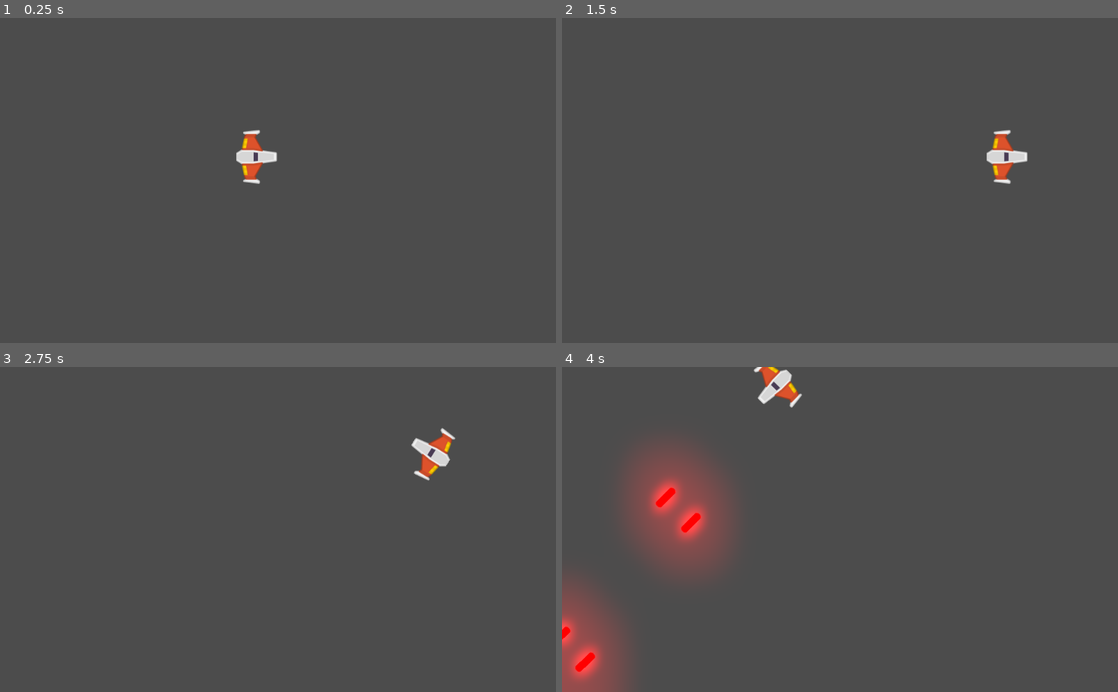
Above: before the commit, frames 1-4 (two rows, left to right).
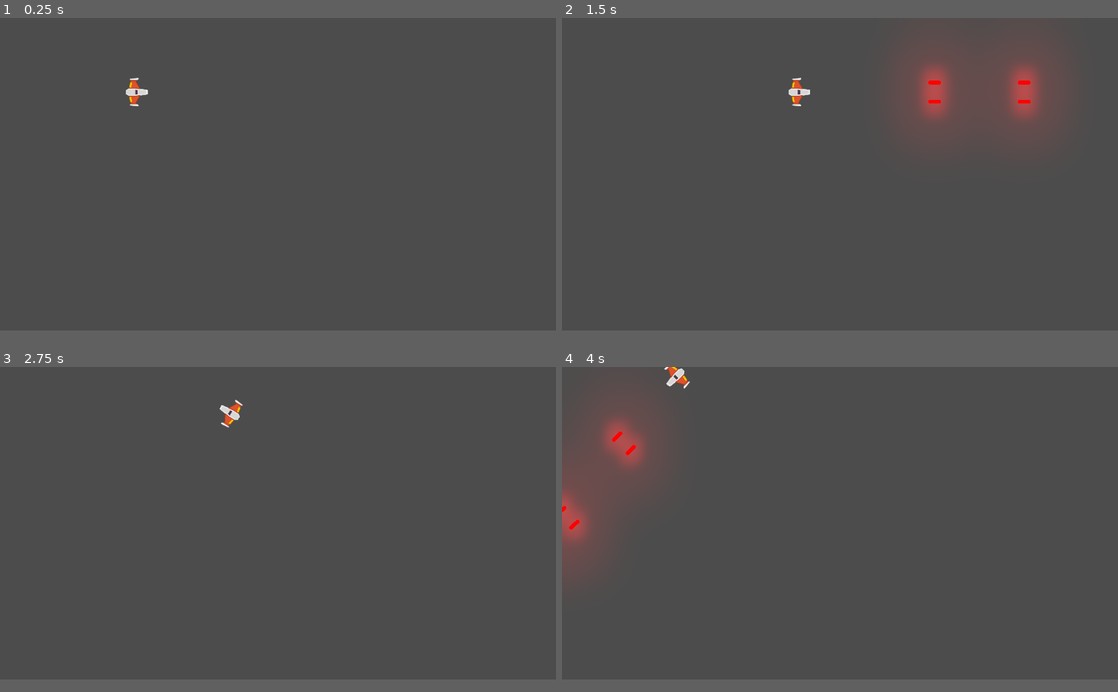
Above: after the commit, the same moments.

Repository: 07Facundo/Juego_Meteoritos
Game: Godot game, scene res://Juego/Niveles/NivelTest.tscn
Same seed, same stepped clock (60 frames per second), same inputs: the game is played once before the commit and once after it.
Inputs:
- Up to frame 1 (0.25 s): no input
- Up to frame 2 (1.5 s): tap Enter at 0.5 s; hold W (mover_adelante) 0.53-1.28 s; hold Space (disparo_principal) 0.53-1.28 s; hold S (mover_atras) from 1.28 s (still down); tap Alt (disparo_secundario) at 1.35 s
- Up to frame 3 (2.75 s): release S (mover_atras) at 2.03 s; hold W (mover_adelante) from 2.03 s (still down); hold A (rotar_antihorario) from 2.03 s (still down)
- Up to frame 4 (4 s): release A (rotar_antihorario) at 2.78 s; tap D (rotar_horario) at 2.85 s; release W (mover_adelante) at 3.53 s; hold S (mover_atras) from 3.53 s (still down); hold Space (disparo_principal) from 3.53 s (still down)
In our replay, the window is 800x468 before the commit and 800x450 after it. These sizes can differ from the game's own. Grey fills any space a smaller window leaves; there, only what the larger window draws over its background counts as a difference.

The runs differ from the first frame. In frame 1, 0.8% of the frame differs, in the area x 22-50%, y 18-52%; in frame 2, 5.3%; in frame 3, 0.8%; in frame 4, 13%, in the area x 0-44%, y 0-100%.

Commit message:
Mas ajustes.

Diff:
--- a/Juego/Proyectiles/Canion.tscn
+++ b/Juego/Proyectiles/Canion.tscn
@@ -1,7 +1,7 @@
 [gd_scene load_steps=4 format=2]
 
 [ext_resource path="res://Juego/Proyectiles/Canion.gd" type="Script" id=1]
-[ext_resource path="res://Juego/Proyectiles/Proyectil.tscn" type="PackedScene" id=2]
+[ext_resource path="res://Juego/Proyectiles/ProyectilPlayer.tscn" type="PackedScene" id=2]
 [ext_resource path="res://Juego/Proyectiles/DisparoSFX.ogg" type="AudioStream" id=3]
 
 [node name="Canion" type="Node2D"]
--- a/Juego/Proyectiles/Proyectil.tscn
+++ b/Juego/Proyectiles/Proyectil.tscn
@@ -1,17 +1,11 @@
-[gd_scene load_steps=4 format=2]
+[gd_scene load_steps=3 format=2]
 
 [ext_resource path="res://Juego/Proyectiles/proyectil_player.png" type="Texture" id=1]
 [ext_resource path="res://Juego/Proyectiles/Proyectil.gd" type="Script" id=2]
 
-[sub_resource type="CapsuleShape2D" id=1]
-radius = 6.2675
-height = 32.6296
-
 [node name="Proyectil" type="Area2D"]
+z_as_relative = false
 script = ExtResource( 2 )
-__meta__ = {
-"_edit_group_": true
-}
 
 [node name="Sprite" type="Sprite" parent="."]
 modulate = Color( 2, 0, 0, 1 )
@@ -21,7 +15,6 @@
 
 [node name="CollisionShape2D" type="CollisionShape2D" parent="."]
 rotation = 1.5708
-shape = SubResource( 1 )
 
 [node name="VisibilityNotifier2D" type="VisibilityNotifier2D" parent="."]
 
--- /dev/null
+++ b/Juego/Proyectiles/ProyectilEnemigo.tscn
@@ -0,0 +1,21 @@
+[gd_scene load_steps=4 format=2]
+
+[ext_resource path="res://Juego/Proyectiles/Proyectil.tscn" type="PackedScene" id=1]
+[ext_resource path="res://Juego/Proyectiles/proyectil_enemigo.png" type="Texture" id=2]
+
+[sub_resource type="CapsuleShape2D" id=1]
+radius = 6.06865
+height = 23.7798
+
+[node name="ProyectilEnemigo" instance=ExtResource( 1 )]
+z_index = 39
+collision_layer = 16
+collision_mask = 5
+
+[node name="Sprite" parent="." index="0"]
+modulate = Color( 0, 1.3, 0.34, 1 )
+scale = Vector2( 1, 1 )
+texture = ExtResource( 2 )
+
+[node name="CollisionShape2D" parent="." index="1"]
+shape = SubResource( 1 )
--- /dev/null
+++ b/Juego/Proyectiles/ProyectilPlayer.tscn
@@ -0,0 +1,15 @@
+[gd_scene load_steps=3 format=2]
+
+[ext_resource path="res://Juego/Proyectiles/Proyectil.tscn" type="PackedScene" id=1]
+
+[sub_resource type="CapsuleShape2D" id=1]
+radius = 7.71599
+height = 32.6086
+
+[node name="ProyectilPlayer" instance=ExtResource( 1 )]
+z_index = 40
+collision_layer = 8
+collision_mask = 6
+
+[node name="CollisionShape2D" parent="." index="1"]
+shape = SubResource( 1 )
--- a/project.godot
+++ b/project.godot
@@ -46,11 +46,22 @@
 
 config/name="Juego_Meteoritos"
 run/main_scene="res://Juego/Niveles/NivelTest.tscn"
-config/icon="res://icon.png"
+config/icon="res://icon_juego.png"
 
 [autoload]
 
 Eventos="*res://Juego/Autoloads/Eventos.gd"
+
+[display]
+
+window/size/width=1920
+window/size/height=1080
+window/size/resizable=false
+window/size/always_on_top=true
+window/size/test_width=1280
+window/size/test_height=720
+window/stretch/mode="2d"
+window/stretch/aspect="keep"
 
 [input]
 
@@ -91,6 +102,14 @@
  ]
 }
 
+[layer_names]
+
+2d_physics/layer_1="player"
+2d_physics/layer_2="enemigo"
+2d_physics/layer_3="meteorito"
+2d_physics/layer_4="proyectil_player"
+2d_physics/layer_5="proyectil_enemigo"
+
 [rendering]
 
 environment/default_environment="res://default_env.tres"
Binary file added: Juego/Proyectiles/proyectil_enemigo.png
Not shown, added: Juego/Proyectiles/proyectil_enemigo.png.import
Binary file added: icon_juego.png
Not shown, added: icon_juego.png.import
